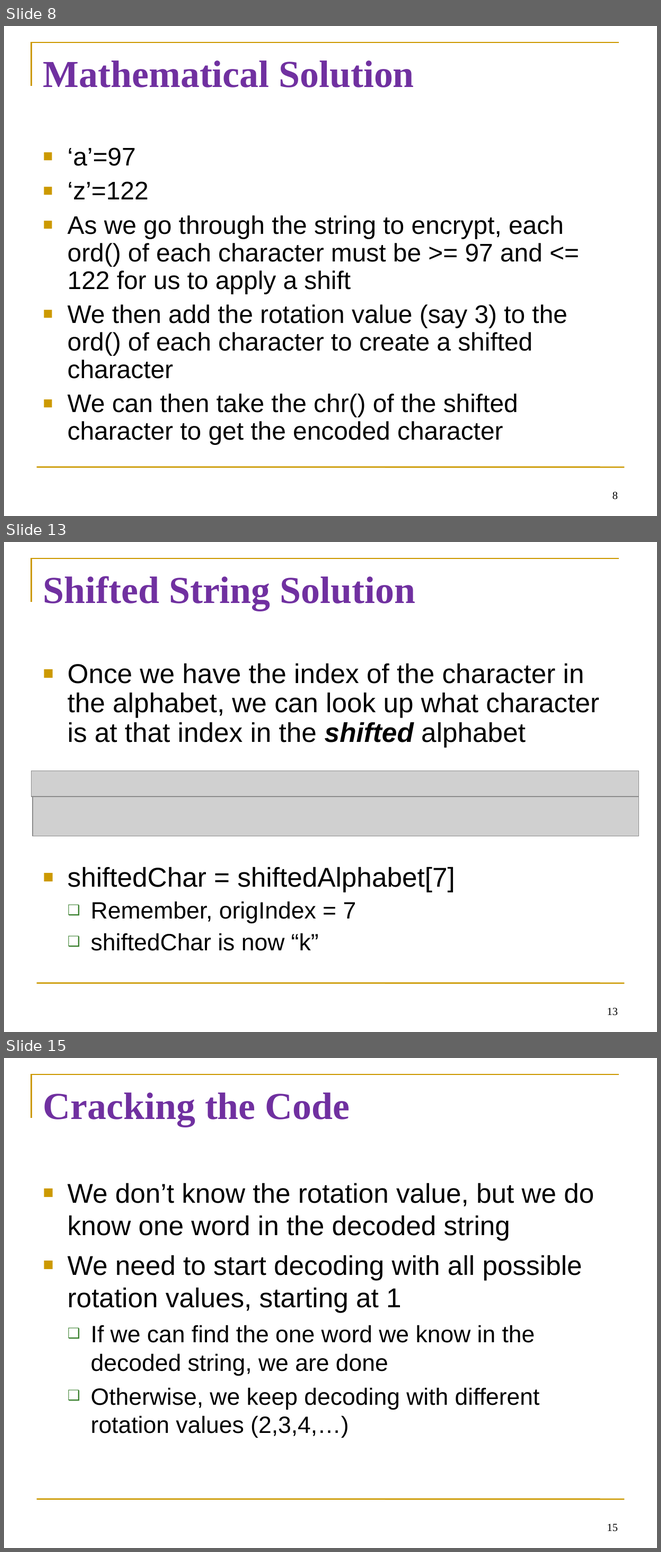
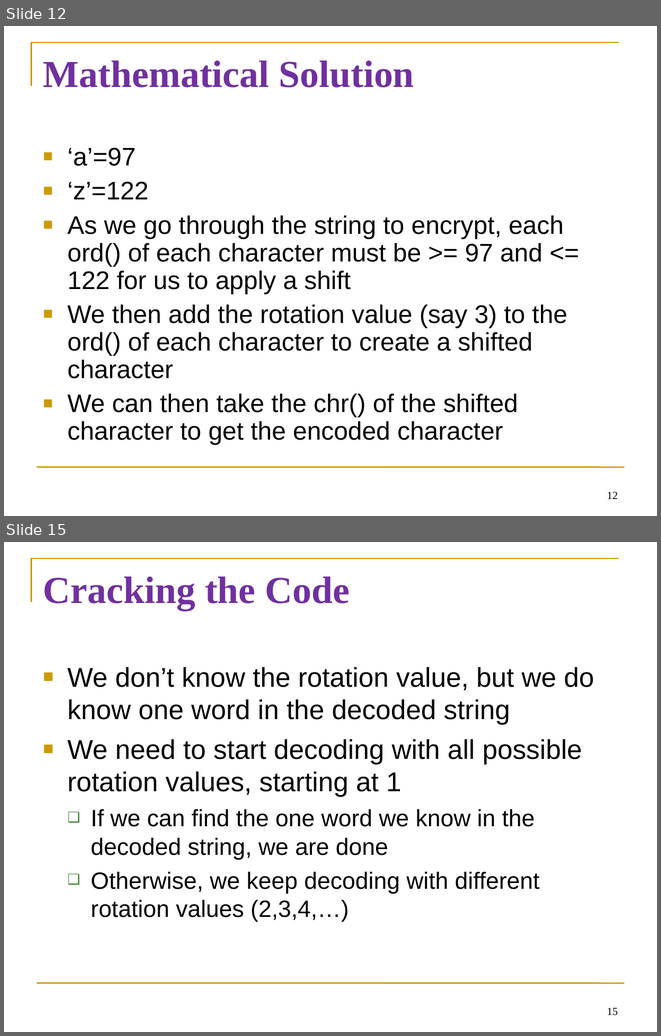
Before and after one commit to diesburg/teaching-intro-to-python-fall-2024, a slide deck: sessions/s19/s19.ppt. Shown one above the other, each under a label of ours: slides 8, 13 and 15 before the commit, slides 12 and 15 after it; the slides between them are not shown. The pictures are 661x1552 and 661x1036 pixels, drawn with LibreOffice and Linux fonts; fonts in the diff are those of the drawing; grey boxes stand for pictures. Boxes give left, top, right and bottom in pixels: in the first picture for what was removed or moved away, otherwise in the second. Text is boxed around its words. In the diff, an @@ line names an element or a change of style, - is before the commit and + after.

```diff
--- a/sessions/s19/s19.ppt
+++ b/sessions/s19/s19.ppt
@@ slide 13 removed at [4, 542, 657, 1032], background #FFFFFF; not listed: 2 template elements that a slide beside it also shows @@
@@ title removed at [43, 576, 416, 611] @@
-Shifted String Solution
@@ text removed at [68, 663, 599, 951] @@
-■ Once we have the index of the character in the alphabet, we can look up what character is at that index in the shifted alphabet
-■ shiftedChar = shiftedAlphabet[7]
-  ❑ Remember, origIndex = 7
-  ❑ shiftedChar is now “k”
@@ picture removed at [32, 770, 639, 796] @@
@@ picture removed at [33, 774, 639, 836] @@
@@ page number removed at [607, 1007, 618, 1015] @@
-13
@@ what was slide 8 is now slide 12 @@
@@ page number at [607, 491, 618, 499]: text changed @@
-8
+12
```
Also in this commit, not shown: 5 slides changed, 2 slides added, 3 other slides removed, 13 other files.
